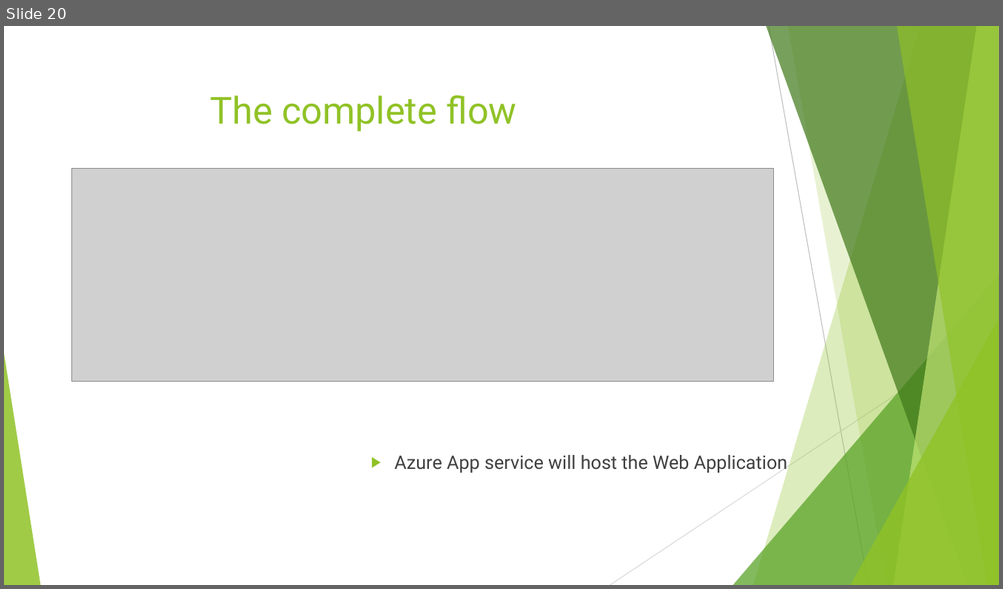
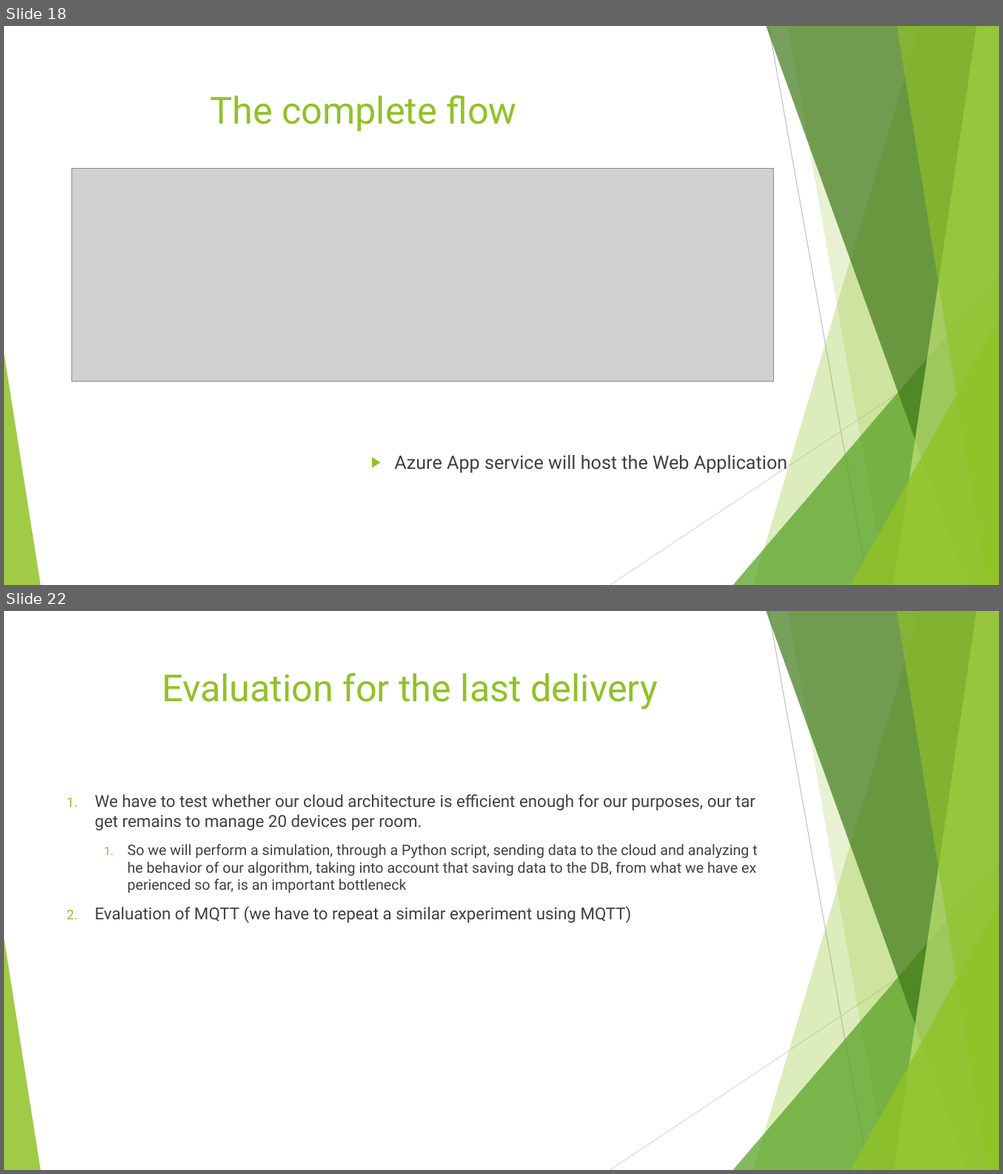
Before and after one commit to LuigiSigillo/NextRoom, a slide deck: Documents/Presentations/Second_presentation.pptx. Shown one above the other, each under a label of ours: slide 20 before the commit, slides 18 and 22 after it; the slides between them are not shown. The pictures are 1003x589 and 1003x1174 pixels, drawn with LibreOffice and Linux fonts; fonts in the diff are those of the drawing; grey boxes stand for pictures. Boxes give left, top, right and bottom in pixels: in the first picture for what was removed or moved away, otherwise in the second. Text is boxed around its words. In the diff, an @@ line names an element or a change of style, - is before the commit and + after.

```diff
--- a/Documents/Presentations/Second_presentation.pptx
+++ b/Documents/Presentations/Second_presentation.pptx
@@ slide 22 added at box(4, 611, 999, 1170), background #FFFFFF; not listed: 10 template elements that a slide beside it also shows @@
@@ title added at box(162, 672, 657, 709), 36 pt, text #90C226 @@
+Evaluation for the last delivery
@@ text added at box(95, 795, 749, 923), 14 pt, text #404040 @@
+1. We have to test whether our cloud architecture is efficient enough for our purposes, our target remains to manage 20 devices per room.
+  1. So we will perform a simulation, through a Python script, sending data to the cloud and analyzing the behavior of our algorithm, taking into account that saving data to the DB, from what we have experienced so far, is an important bottleneck
+2. Evaluation of MQTT (we have to repeat a similar experiment using MQTT)
@@ what was slide 20 is now slide 18 @@
```
Also in this commit, not shown: 3 slides changed, 3 other slides added, 6 other files.
